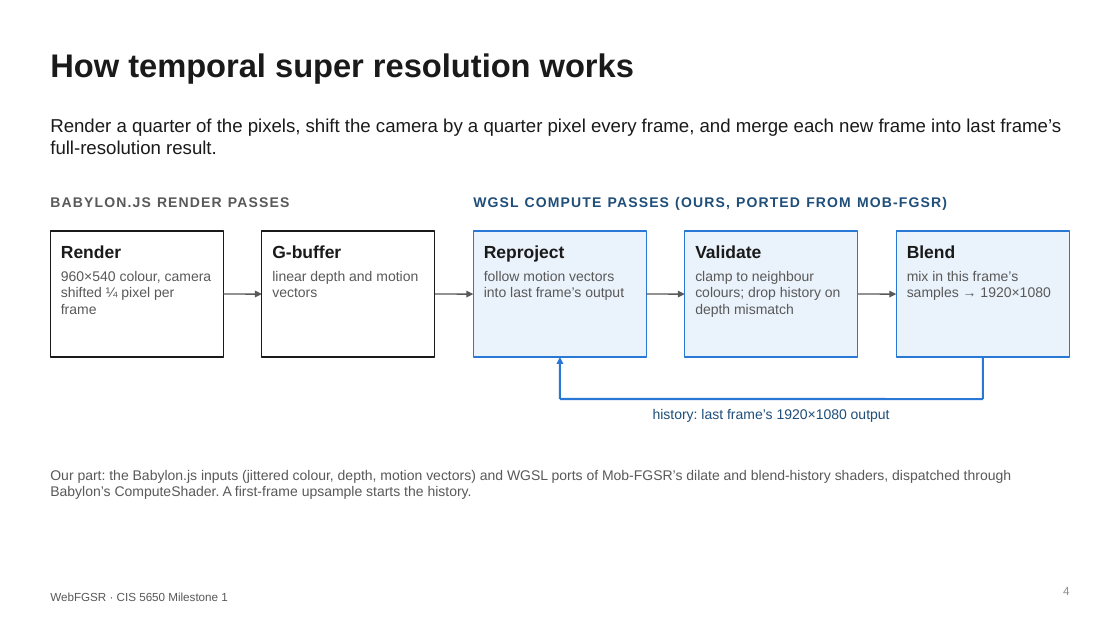
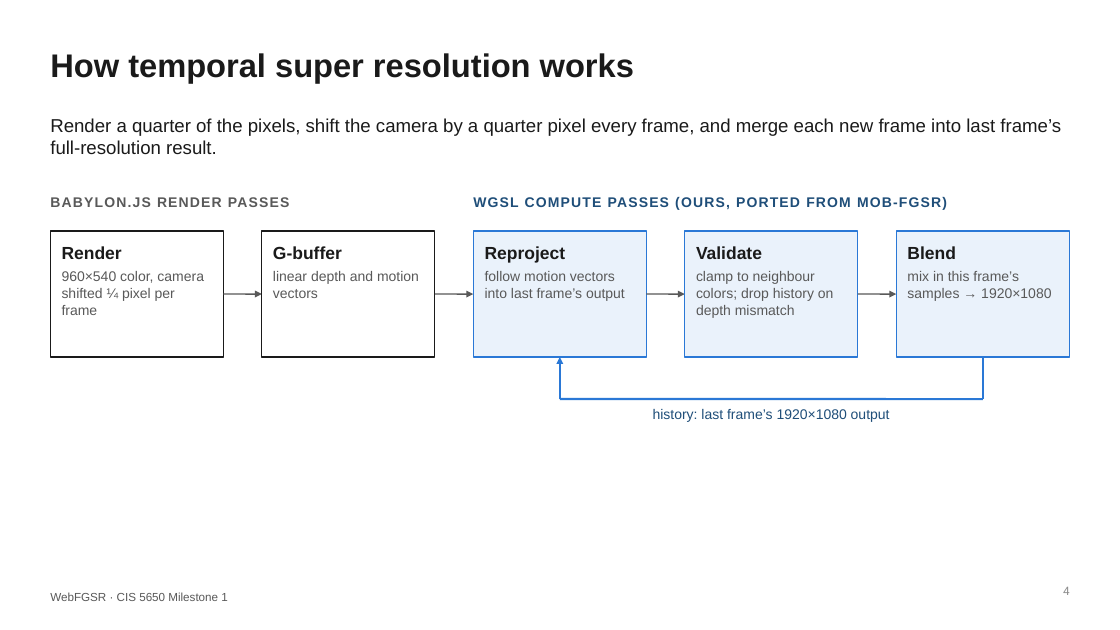
Before and after one commit to CIS5650final-WebFGSR/WebFGSR, a slide deck: slide 4 of WebFGSR_M1.pptx. Drawn at 1120x630 pixels with LibreOffice and Linux fonts; fonts in the diff are those of the drawing. Boxes give left, top, right and bottom in pixels: in the first picture for what was removed or moved away, otherwise in the second. Text is boxed around its words. In the diff, an @@ line names an element or a change of style, - is before the commit and + after.

Commit message:
slide update

```diff
--- a/WebFGSR_M1.pptx
+++ b/WebFGSR_M1.pptx
@@ rectangle added at bbox=[50, 231, 223, 357], fill #FFFFFF, outline #1A1A1A 1 pt @@
@@ text "Render" at bbox=[62, 246, 204, 315]: fill #FFFFFF to none; outline #1A1A1A 1 pt to none @@
@@ text "Render": place and size @@
-text "Render" at bbox=[50, 231, 223, 357]
+text "Render" at bbox=[62, 246, 204, 315]
@@ text "G-buffer": place and size @@
-text "G-buffer" at bbox=[262, 231, 435, 357]
+text "G-buffer" at bbox=[273, 246, 419, 298]
@@ text "G-buffer" at bbox=[273, 246, 419, 298]: fill #FFFFFF to none; outline #1A1A1A 1 pt to none @@
@@ rectangle added at bbox=[262, 231, 435, 357], fill #FFFFFF, outline #1A1A1A 1 pt @@
@@ rectangle added at bbox=[473, 231, 646, 357], fill #EAF2FB, outline #2A78D6 1.25 pt @@
@@ text "Reproject": place and size @@
-text "Reproject" at bbox=[473, 231, 646, 357]
+text "Reproject" at bbox=[485, 246, 625, 301]
@@ rectangle added at bbox=[685, 231, 858, 357], fill #EAF2FB, outline #2A78D6 1.25 pt @@
@@ fill #EAF2FB to none; outline #2A78D6 1.25 pt to none in 3 elements at bbox=[485, 246, 625, 301], bbox=[907, 246, 1051, 301], bbox=[696, 246, 834, 318] @@
@@ text "Validate": place and size @@
-text "Validate" at bbox=[685, 231, 858, 357]
+text "Validate" at bbox=[696, 246, 834, 318]
@@ text "Blend": place and size @@
-text "Blend" at bbox=[897, 231, 1070, 357]
+text "Blend" at bbox=[907, 246, 1051, 301]
@@ rectangle added at bbox=[897, 231, 1070, 357], fill #EAF2FB, outline #2A78D6 1.25 pt @@
@@ text at bbox=[62, 271, 204, 315]: text changed @@
-960×540 colour, camera shifted ¼ pixel per frame
+960×540 color, camera shifted ¼ pixel per frame
@@ text at bbox=[696, 271, 834, 318]: text changed @@
-clamp to neighbour colours; drop history on depth mismatch
+clamp to neighbour colors; drop history on depth mismatch
@@ text removed at bbox=[50, 470, 1011, 499] @@
-Our part: the Babylon.js inputs (jittered colour, depth, motion vectors) and WGSL ports of Mob-FGSR’s dilate and blend-history shaders, dispatched through Babylon’s ComputeShader. A first-frame upsample starts the history.
```
Also in this commit, not shown: 8 other slides changed.
